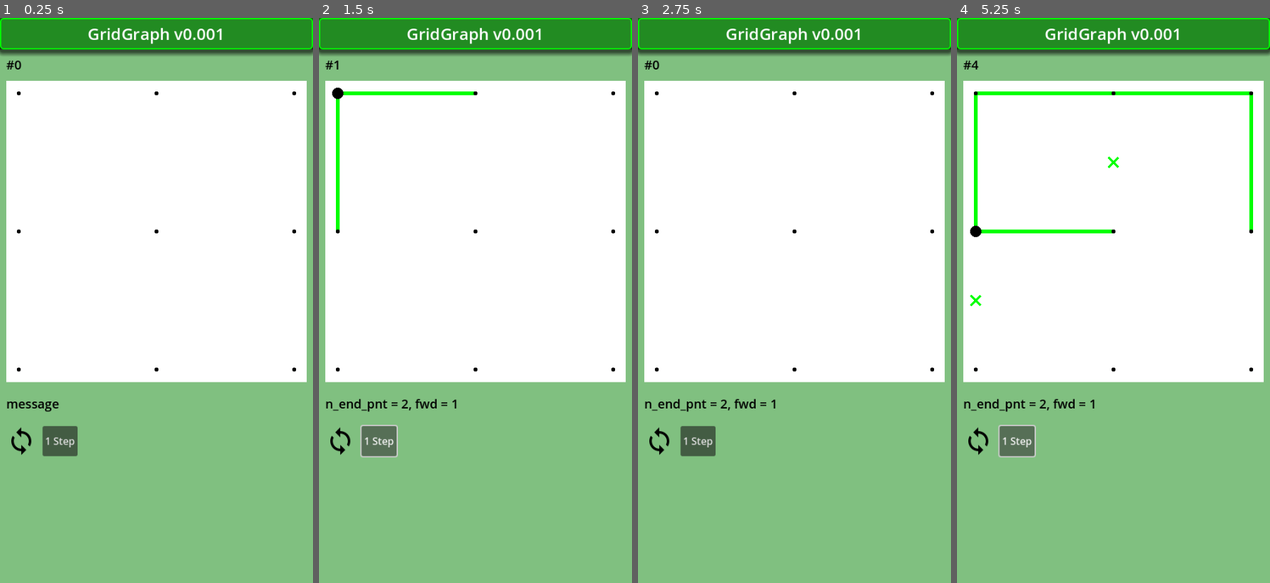
Above: before the commit, frames 1-4 (left to right).
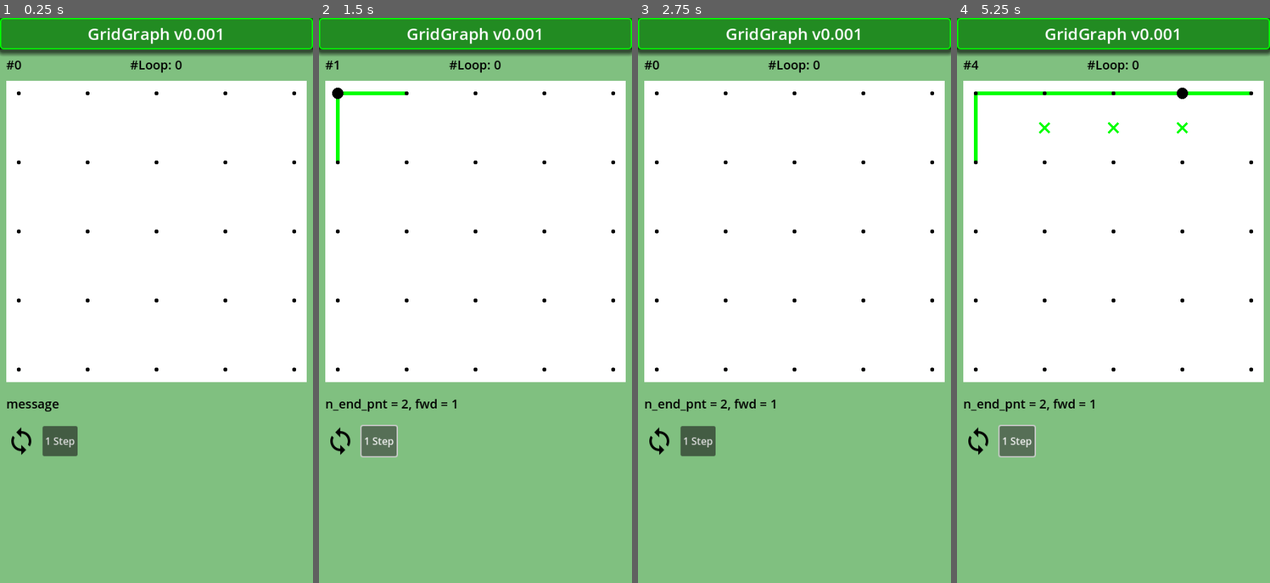
Above: after the commit, the same moments.

Repository: vivisuke/GridGraph
Game: Godot game, scene res://main.tscn
Same seed, same stepped clock (60 frames per second), same inputs: the game is played once before the commit and once after it.
Inputs (mouse positions are in pixels of both pictures, inside the frame that each line leads up to):
- Up to frame 1 (0.25 s): no input
- Up to frame 2 (1.5 s): click (340, 441) at 0.5 s; click "1 Step" at 1.25 s
- Up to frame 3 (2.75 s): click (659, 441) at 2 s
- Up to frame 4 (5.25 s): click (978, 441) at 2.75 s; click "1 Step" at 3.5 s; click "1 Step" at 4.25 s; tap Enter at 5 s

The runs differ from the first frame. In frame 1, 0.3% of the frame differs, in the area x 5-95%, y 7-63%; in frame 2, 0.6%; in frame 3, 0.3%; in frame 4, 1.3%, in the area x 4-95%, y 7-63%.

Commit message:
0043 ◎ C 03/23 03/23 0.001│問題│エッジが結合し、ループが出来なかった場合に、無条件でバックしている

Diff:
--- a/GridGraph/main.tscn
+++ b/GridGraph/main.tscn
@@ -37,6 +37,16 @@
 theme_override_colors/font_color = Color(0, 0, 0, 1)
 theme_override_font_sizes/font_size = 20
 text = "#0"
+
+[node name="NLoopLabel" type="Label" parent="."]
+offset_left = 10.0
+offset_top = 60.0
+offset_right = 490.0
+offset_bottom = 91.0
+theme_override_colors/font_color = Color(0, 0, 0, 1)
+theme_override_font_sizes/font_size = 20
+text = "#Loop: 0"
+horizontal_alignment = 1
 
 [node name="Board" type="ColorRect" parent="."]
 offset_left = 10.0
--- a/GridGraph/scripts/Board.gd
+++ b/GridGraph/scripts/Board.gd
@@ -273,10 +273,12 @@
 	elif ul_degree[ix] == 1:			# 上・左 片方のみ接続済みの場合
 		if fwd:
 			if h_link[ix] == EMPTY:
+				var m0 = mate[ix]
+				#var m1 = mate[ix+1]
 				make_h_link(ix)
 				if v_link[ix] == EMPTY:		# 下端でない場合
 					make_v_unlink(ix)
-				if mate[ix] == 0 && mate[ix+1] == 0:
+				if mate[ix] == 0 && mate[ix+1] == 0 && m0 == ix+1:
 					if n_end_pnt == 0:	# 閉路
 						print("loop found.")
 						is_loop = true
--- a/GridGraph/scripts/main.gd
+++ b/GridGraph/scripts/main.gd
@@ -16,6 +16,8 @@
 
 func _ready():
 	bd = CBoard.new()
+	if true:
+		set_board_size(4)
 	if false:
 		set_board_size(5)
 		bd.make_h_link(xyToIX(0, 0))
@@ -26,8 +28,6 @@
 		bd.print_board()
 		bd.print_mate()
 		#bd.unmake_h_link(xyToIX(0, 0))
-	if true:
-		set_board_size(2)
 	if false:
 		set_board_size(5)
 		bd.make_h_link(xyToIX(0, 0))
@@ -91,6 +91,7 @@
 	bd.print_count()
 	bd.print_mate()
 	$NStepLabel.text = "#%d" % bd.n_step
+	$NLoopLabel.text = "#Loop: %d" % bd.n_looped
 	$MessLabel.text = ("#%d loop, "%bd.n_looped) if bd.is_loop else ""
 	$MessLabel.text += ("n_end_pnt = %d" % bd.n_end_pnt)
 	$MessLabel.text += (", fwd = %d" % (1 if bd.fwd else 0))
@@ -103,6 +104,7 @@
 func _on_restart_button_pressed():
 	bd.init_find_all_loop()
 	$NStepLabel.text = "#%d" % bd.n_step
+	$NLoopLabel.text = "#Loop: %d" % bd.n_looped
 	$Board/Grid.sx = bd.sx
 	$Board/Grid.sy = bd.sy
 	$Board/Grid.queue_redraw()
Not shown, changed: GridGraph.spr
